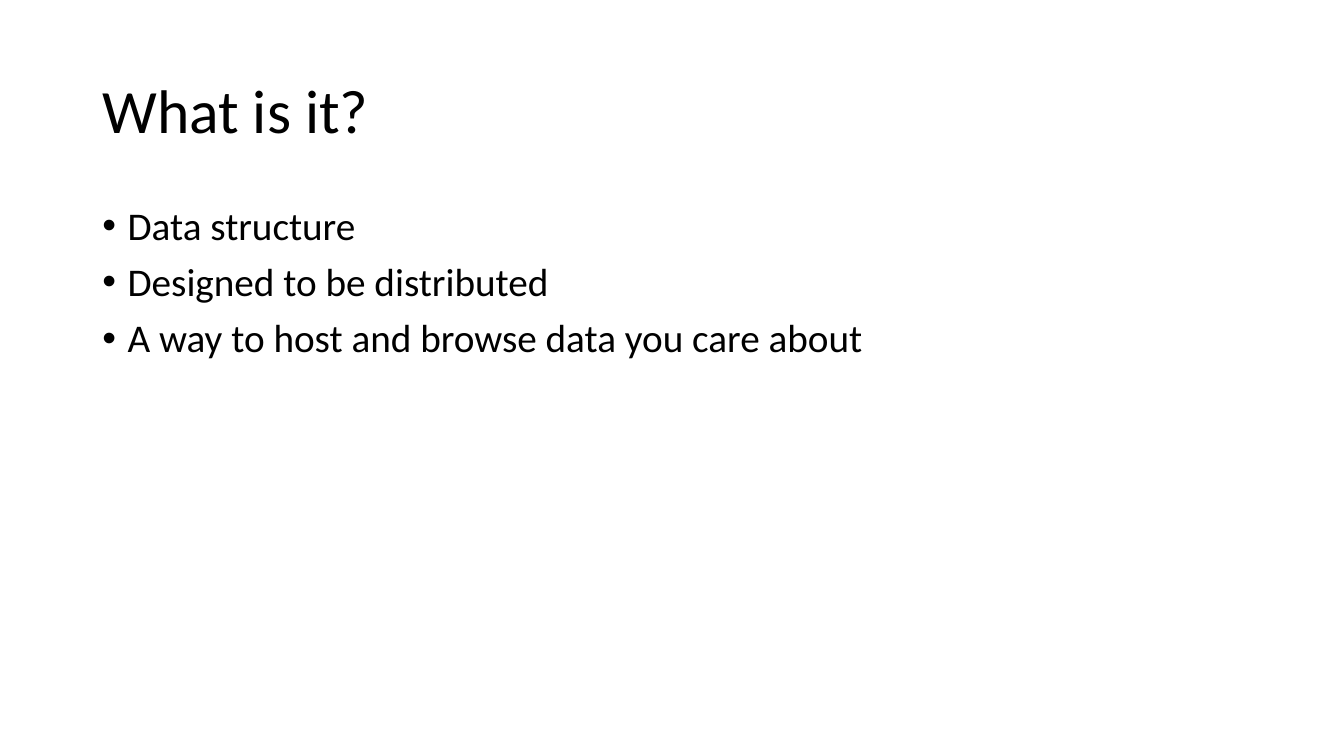
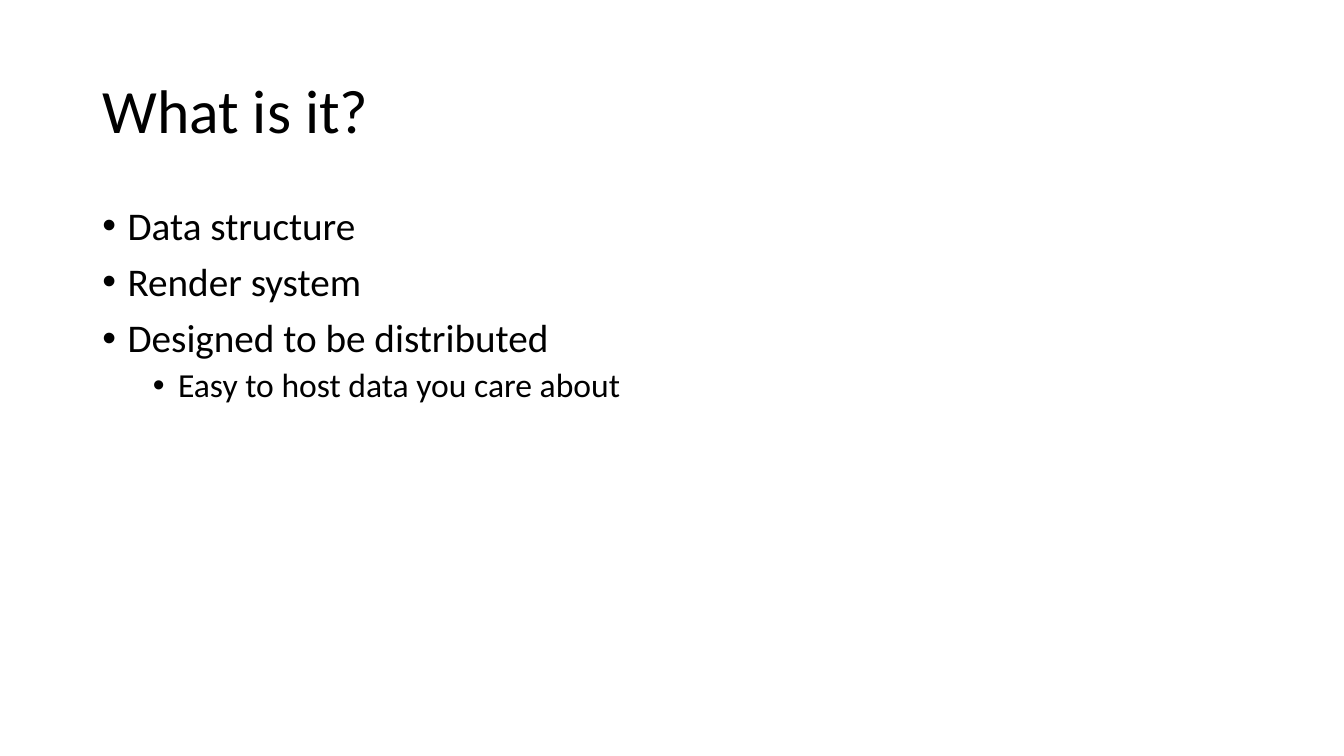
Before and after one commit to raddest-ca/encyclopedia-radica, a slide deck: slide 2 of radica.pptx. Drawn at 1344x756 pixels with LibreOffice and Linux fonts; fonts in the diff are those of the drawing. Boxes give left, top, right and bottom in pixels: in the first picture for what was removed or moved away, otherwise in the second. Text is boxed around its words. In the diff, an @@ line names an element or a change of style, - is before the commit and + after.

```diff
--- a/radica.pptx
+++ b/radica.pptx
@@ text at [128, 268, 361, 303]: paragraph added @@
+• Render system
@@ text at [178, 373, 620, 403]: text changed; size 28 to 24 pt @@
-• A way to host and browse data you care about
+  • Easy to host data you care about
```
Also in this commit, not shown: 2 slides added, 1 slide removed, 8 other files.
